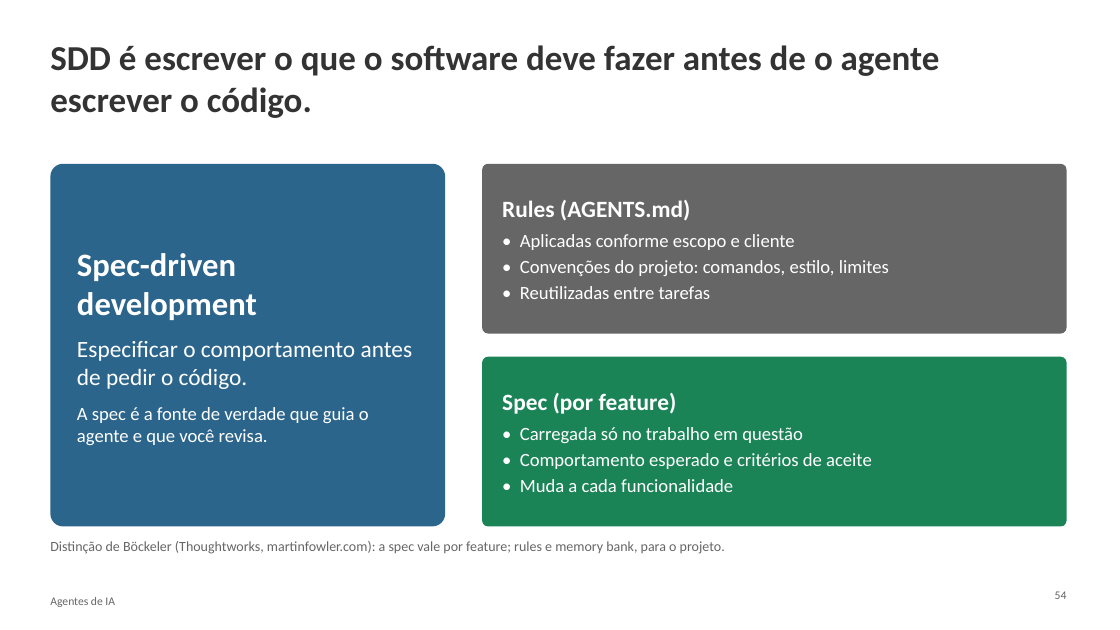
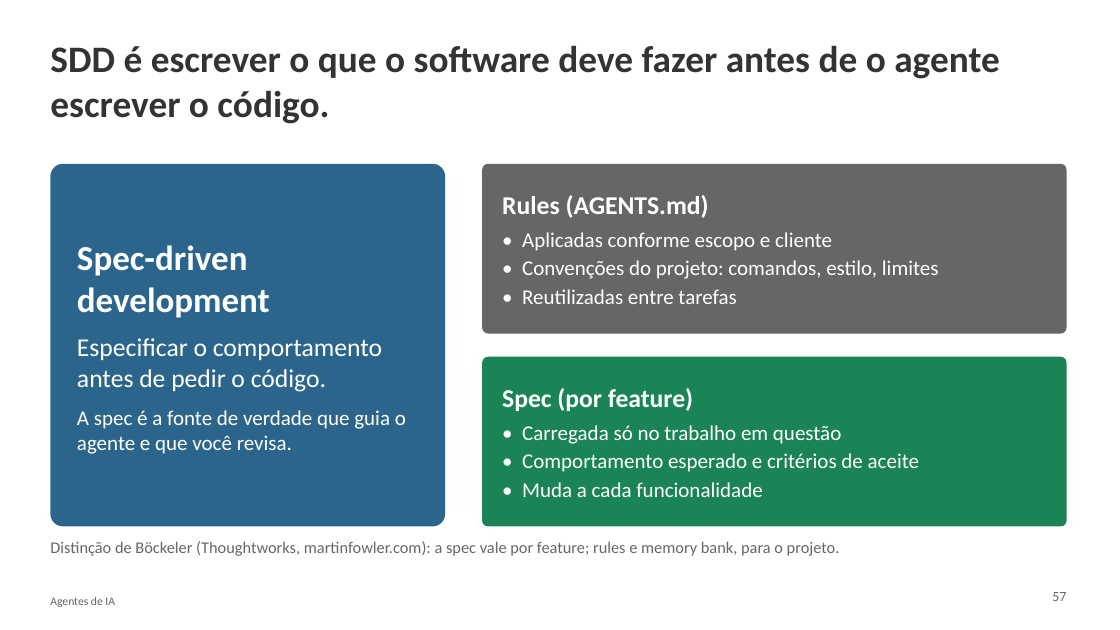
Before and after one commit to thiagoosiqueiraa/univas-minicurso-ia, a slide deck: slide 56 of apresentacao.pptx (slide 54 before the commit). Drawn at 1120x630 pixels with LibreOffice and Linux fonts; fonts in the diff are those of the drawing; background and template pictures are left out. Boxes give left, top, right and bottom in pixels: in the first picture for what was removed or moved away, otherwise in the second. Text is boxed around its words. In the diff, an @@ line names an element or a change of style, - is before the commit and + after.

Commit message:
Aumenta fontes da apresentação

```diff
--- a/apresentacao.pptx
+++ b/apresentacao.pptx
@@ title "SDD é escrever o que ..." at (50,45,1000,124): size 30 to 32 pt @@
@@ rounded rectangle "Spec-driven development" at (50,164,445,527): size 28 to 30 pt in "Spec-driven development"; size 20 to 22 pt in "Especificar o comportamento antes de pedir o ..."; size 16 to 18 pt in "A spec é a fonte de verdade ..." @@
@@ rounded rectangle "Rules (AGENTS.md)" at (482,164,1067,334): size 20 to 22 pt in "Rules (AGENTS.md)"; size 16 to 18 pt in "• Aplicadas conforme escopo e cliente", "• Convenções do projeto: comandos, estilo, limites", "• Reutilizadas entre tarefas" @@
@@ rounded rectangle "Spec (por feature)" at (482,357,1067,527): size 20 to 22 pt in "Spec (por feature)"; size 16 to 18 pt in "• Carregada só no trabalho em questão", "• Comportamento esperado e critérios de aceite", "• Muda a cada funcionalidade" @@
@@ text "Distinção de Böckeler (Thoughtworks, martinfowler.com): ..." at (50,541,840,556): size 12 to 14 pt @@
@@ text at (1052,592,1066,601): text changed; size 10 to 12 pt @@
-54
+57
```
Also in this commit, not shown: 65 other slides changed, 2 slides added.
